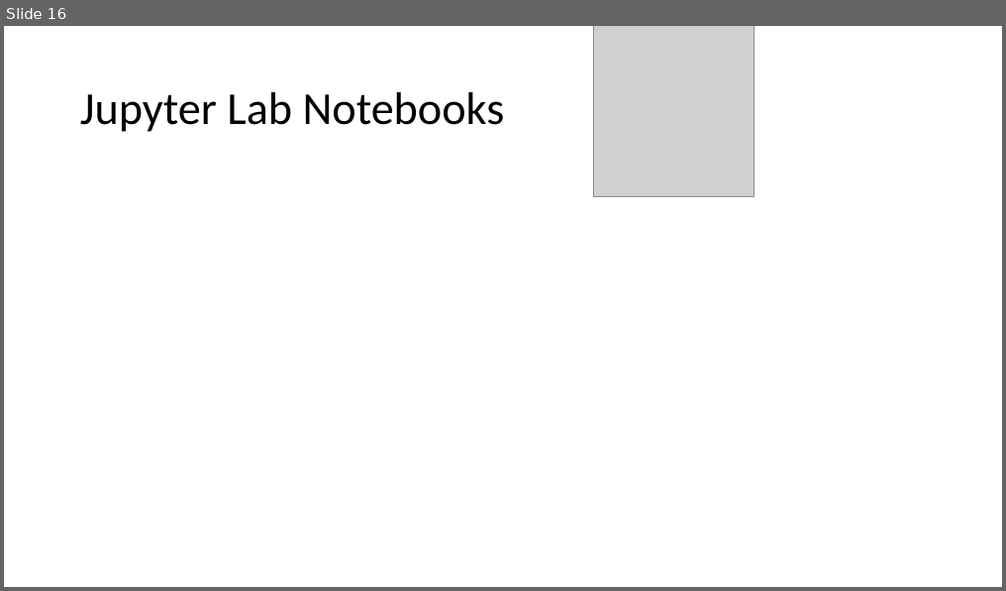
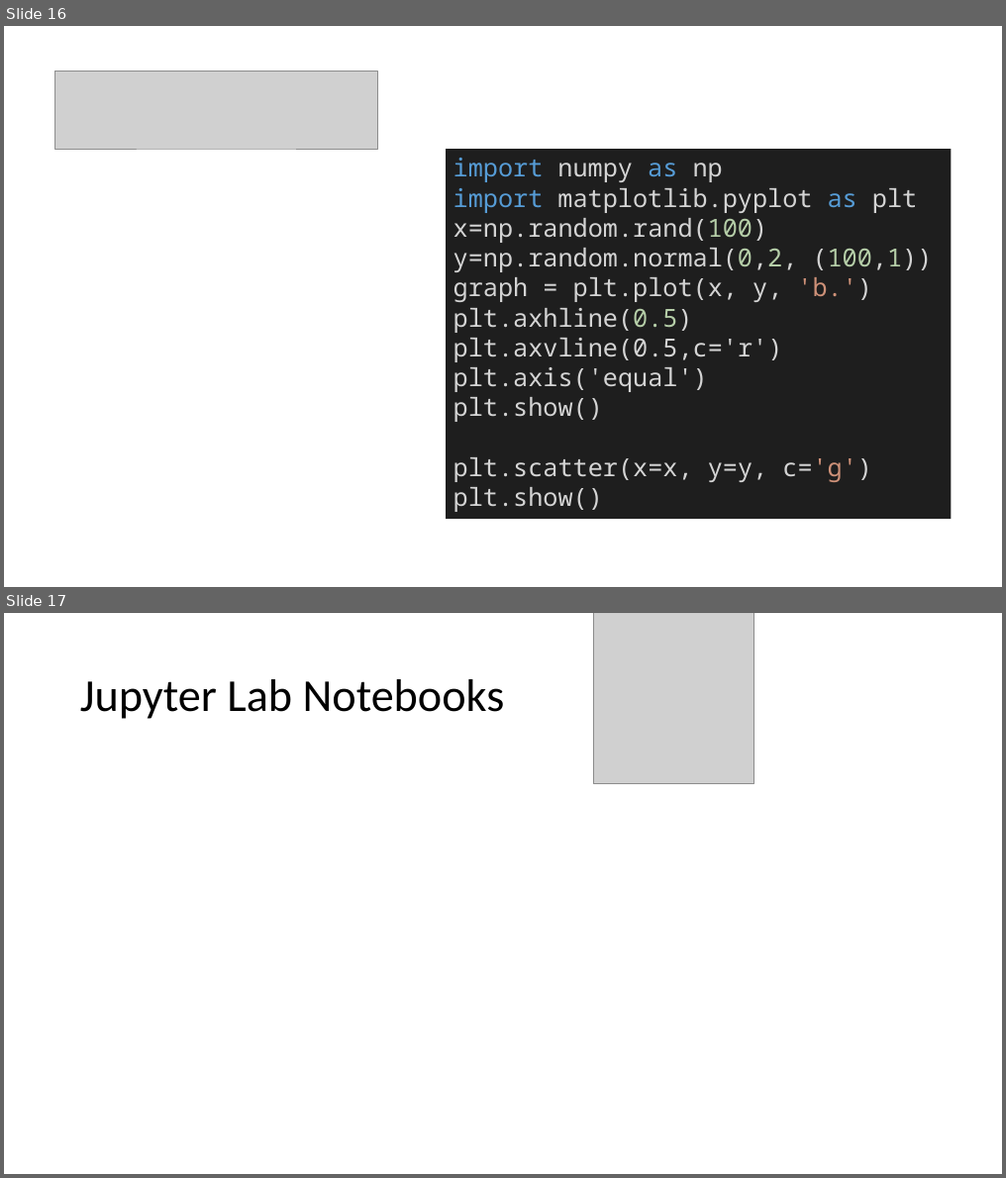
Before and after one commit to mathphysmx/teaching-ml, a slide deck: slides/01_softwareTutorial.pptx. Shown one above the other, each under a label of ours: slide 16 before the commit, slides 16 and 17 after it. The pictures are 1006x591 and 1006x1178 pixels, drawn with LibreOffice and Linux fonts; fonts in the diff are those of the drawing; grey boxes stand for pictures. Boxes give left, top, right and bottom in pixels: in the first picture for what was removed or moved away, otherwise in the second. Text is boxed around its words. In the diff, an @@ line names an element or a change of style, - is before the commit and + after.

```diff
--- a/slides/01_softwareTutorial.pptx
+++ b/slides/01_softwareTutorial.pptx
@@ slide 16 added at bbox=[4, 26, 1002, 587], background #FFFFFF @@
@@ picture added at bbox=[54, 72, 377, 149] @@
@@ rectangle added at bbox=[446, 149, 951, 519], fill #1E1E1E, 24 pt, text #D4D4D4 @@
+import numpy as np
+import matplotlib.pyplot as plt
+x=np.random.rand(100)
+y=np.random.normal(0,2, (100,1))
+graph = plt.plot(x, y, 'b.')
+plt.axhline(0.5)
+plt.axvline(0.5,c='r')
+plt.axis('equal')
+plt.show()
+plt.scatter(x=x, y=y, c='g')
+plt.show()
@@ what was slide 16 is now slide 17 @@
```
Also in this commit, not shown: 9 other files.
